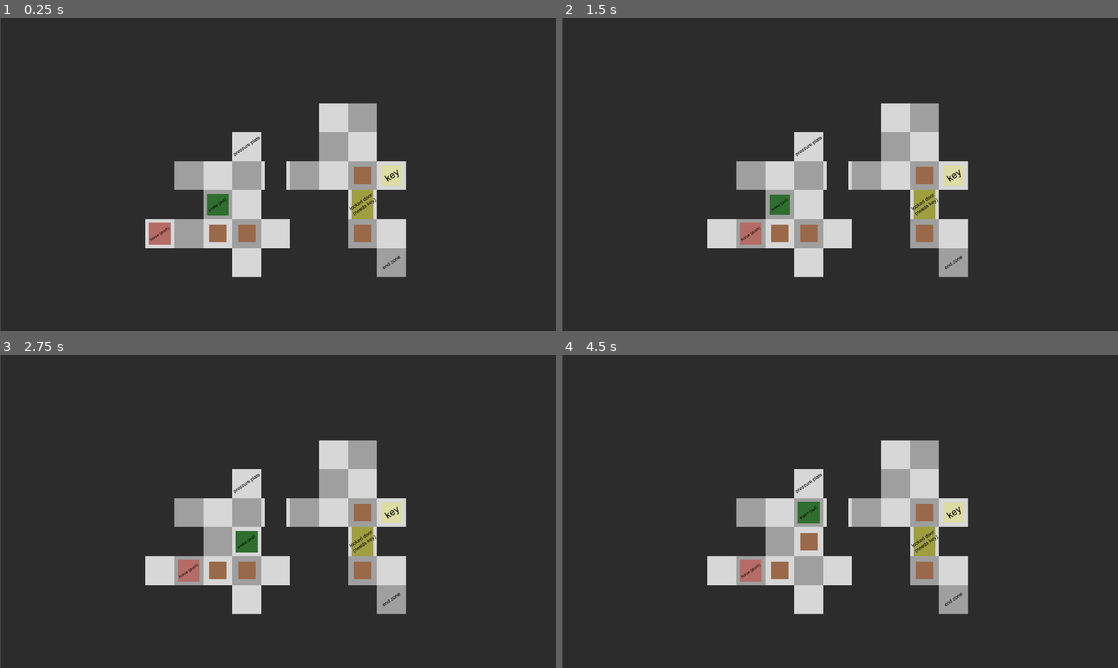
Above: before the commit, frames 1-4 (two rows, left to right).
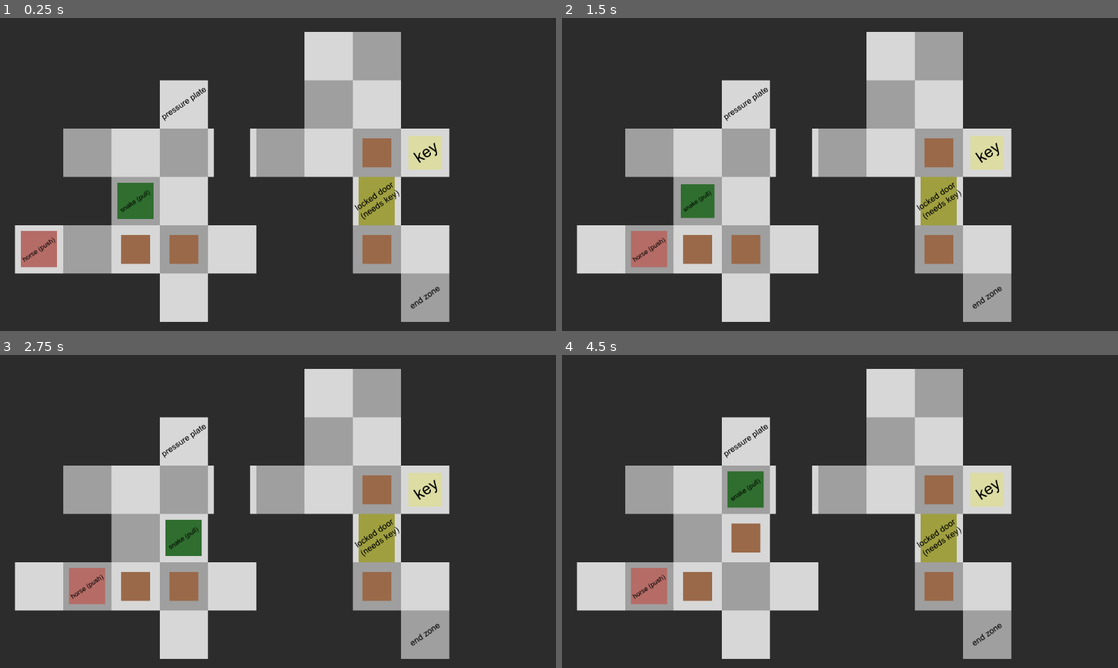
Above: after the commit, the same moments.

Repository: somestufz/GDS-Game-Jam-Repo
Game: Godot game, scene res://scenes/main/levels/level_snake_4.tscn
Two runs of this game, one before a commit and one after it. Both use one fixed random seed, a clock stepped at 60 frames per second and the inputs below. This scene is started directly instead of the project's main scene.
Inputs (mouse positions are in pixels of both pictures, inside the frame that each line leads up to):
- Up to frame 1 (0.25 s): no input
- Up to frame 2 (1.5 s): tap Enter at 0.5 s; move the mouse to (962, 158) at 0.52 s; hold D (move_right) 0.53-1.28 s; tap Space (ability) at 0.6 s; click (962, 158) at 0.67 s; tap R (restart) at 1.25 s; move the mouse to (728, 190) at 1.27 s; hold S (move_down) from 1.28 s (still down); tap Shift (shift) at 1.35 s
- Up to frame 3 (2.75 s): tap R (restart) at 2 s; move the mouse to (333, 442) at 2.02 s; release S (move_down) at 2.03 s; hold D (move_right) from 2.03 s (still down); tap Z (undo) at 2.1 s
- Up to frame 4 (4.5 s): tap R (restart) at 2.75, 3.5, 4.25 s; move the mouse to (812, 574) at 2.77 s; release D (move_right) at 2.78 s; hold W (move_up) 2.78-3.53 s; tap Space (ability) at 2.85 s; click (812, 574) at 2.92 s; move the mouse to (1006, 558) at 3.52 s; hold A (move_left) from 3.53 s (still down); tap Shift (shift) at 3.6 s; move the mouse to (673, 464) at 4.27 s; tap Z (undo) at 4.35 s

The runs differ from the first frame. In frame 1, 34% of the frame differs, in the area x 0-81%, y 0-100%; in frame 2, 34%; in frame 3, 34%; in frame 4, 34%.

Commit message:
Camera adjustment

Diff:
--- a/Main/Sokoban/project.godot
+++ b/Main/Sokoban/project.godot
@@ -21,8 +21,6 @@
 
 [display]
 
-window/size/viewport_width=1920
-window/size/viewport_height=1080
 window/stretch/mode="viewport"
 window/stretch/aspect="expand"
 
--- a/Main/Sokoban/scenes/main/game.tscn
+++ b/Main/Sokoban/scenes/main/game.tscn
@@ -6,6 +6,7 @@
 [node name="game" type="Node2D" unique_id=833251232]
 
 [node name="Camera2D" type="Camera2D" parent="." unique_id=247875225]
+zoom = Vector2(0.6, 0.6)
 
 [node name="LevelManager" parent="." unique_id=294967547 instance=ExtResource("1_e64el")]
 position = Vector2(-960, -540)
--- a/Main/Sokoban/scenes/main/levels/level_kangaroo_3.tscn
+++ b/Main/Sokoban/scenes/main/levels/level_kangaroo_3.tscn
@@ -52,4 +52,5 @@
 position = Vector2(1350, 850)
 
 [node name="Camera2D" parent="." index="3" unique_id=1970743919]
-position = Vector2(1352, 539)
+position = Vector2(1185, 412)
+zoom = Vector2(0.8, 0.8)
--- a/Main/Sokoban/scenes/main/levels/level_snake_4.tscn
+++ b/Main/Sokoban/scenes/main/levels/level_snake_4.tscn
@@ -46,4 +46,4 @@
 position = Vector2(1350, 850)
 
 [node name="Camera2D" parent="." index="3" unique_id=1970743919]
-position = Vector2(958, 546)
+position = Vector2(1045, 595)
